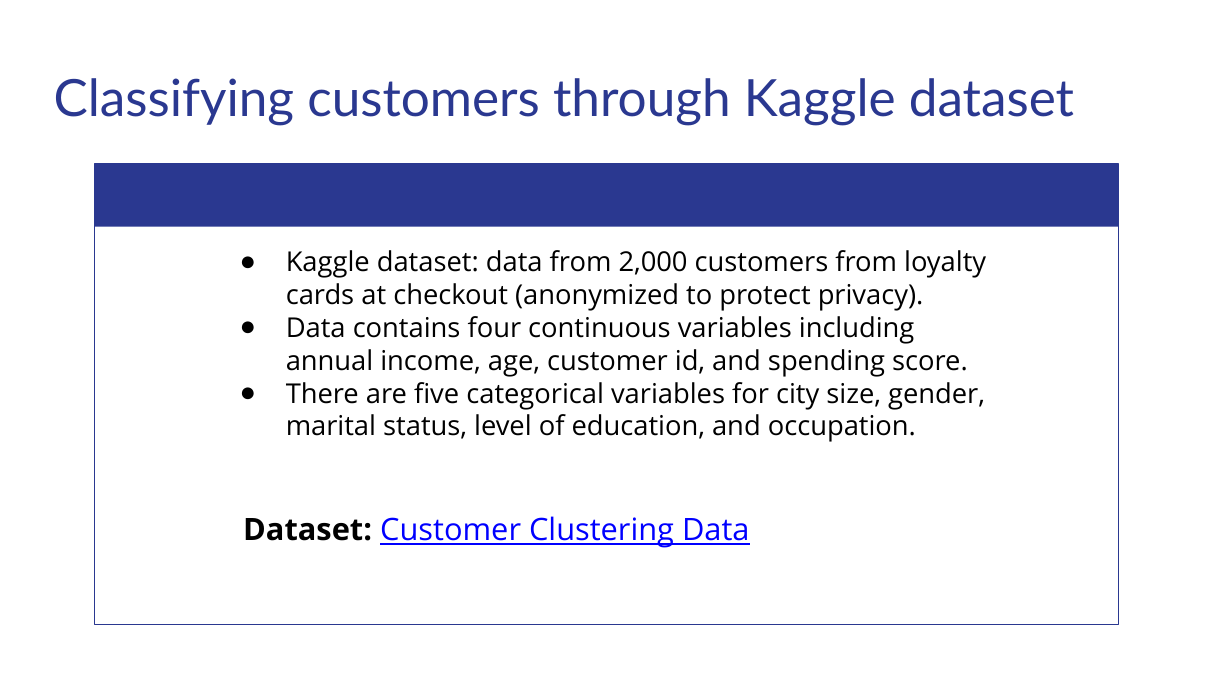
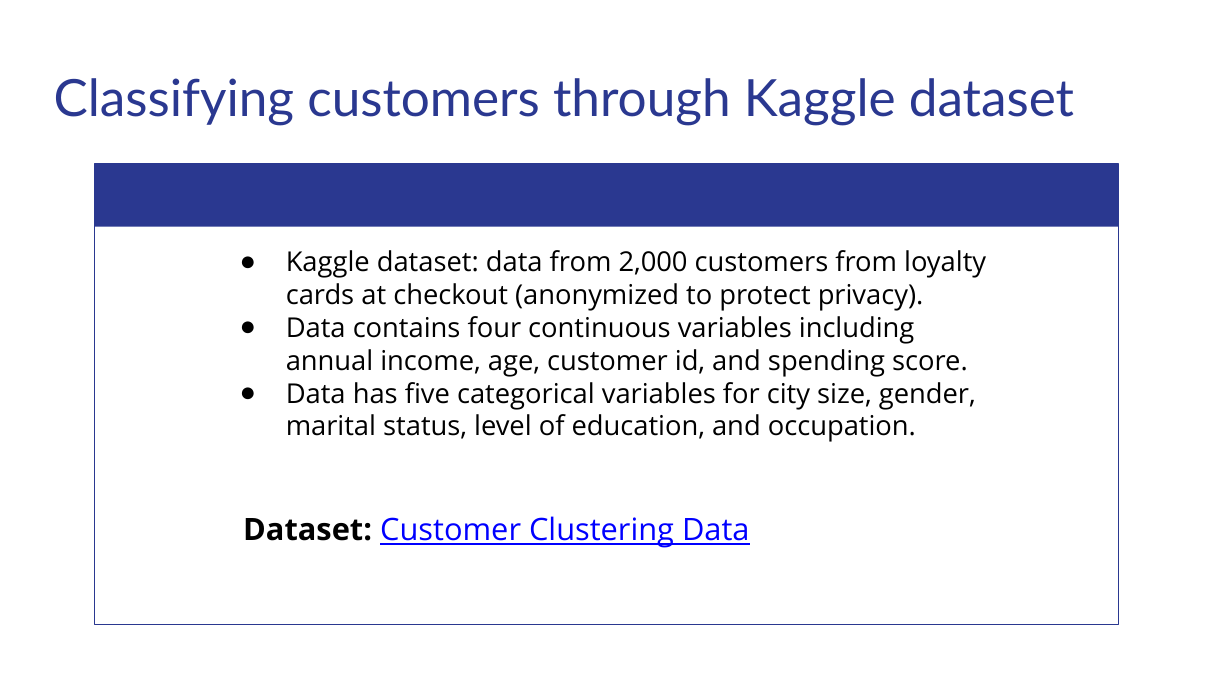
Before and after one commit to matthewshawnkehoe/Data-Science-Projects, a slide deck: slide 3 of Capstone Projects/Capstone_Three_Unsupervised_ML/Classifying_Mall_Customers.pptx. Drawn at 1232x693 pixels with LibreOffice and Linux fonts; fonts in the diff are those of the drawing. Boxes give left, top, right and bottom in pixels: in the first picture for what was removed or moved away, otherwise in the second. Text is boxed around its words. In the diff, an @@ line names an element or a change of style, - is before the commit and + after.

Commit message:
Updated mall customer analysis

```diff
--- a/Capstone Projects/Capstone_Three_Unsupervised_ML/Classifying_Mall_Customers.pptx
+++ b/Capstone Projects/Capstone_Three_Unsupervised_ML/Classifying_Mall_Customers.pptx
@@ text at box(286, 382, 976, 442): text changed @@
-● There are five categorical variables for city size, gender, marital status, level of education, and occupation.
+● Data has five categorical variables for city size, gender, marital status, level of education, and occupation.
```
Also in this commit, not shown: 10 other slides changed, 4 slides added, 4 slides removed, 1 other file.
